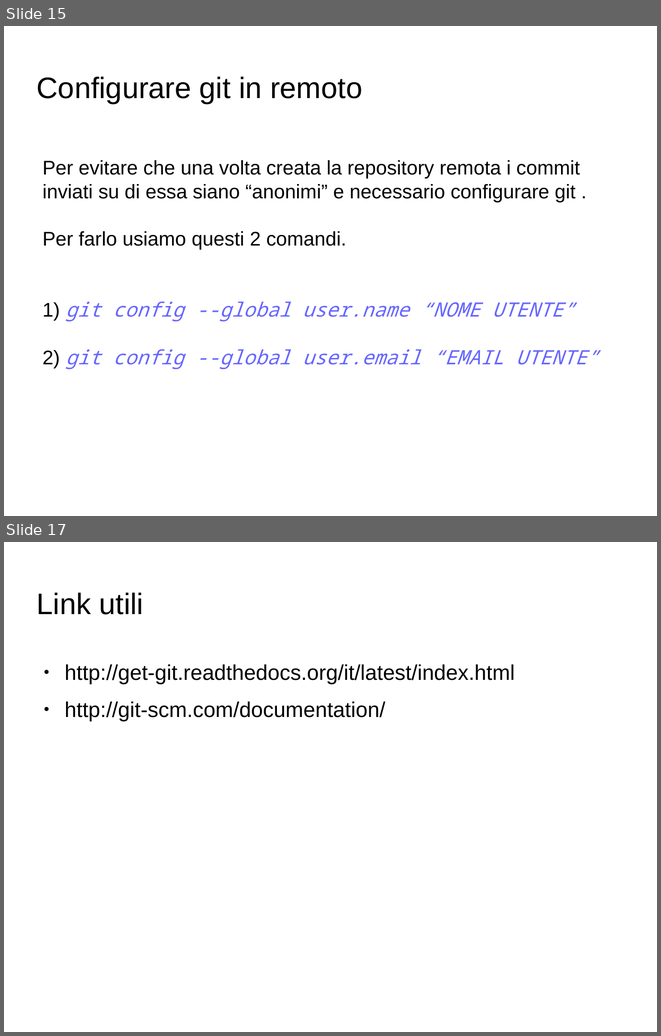
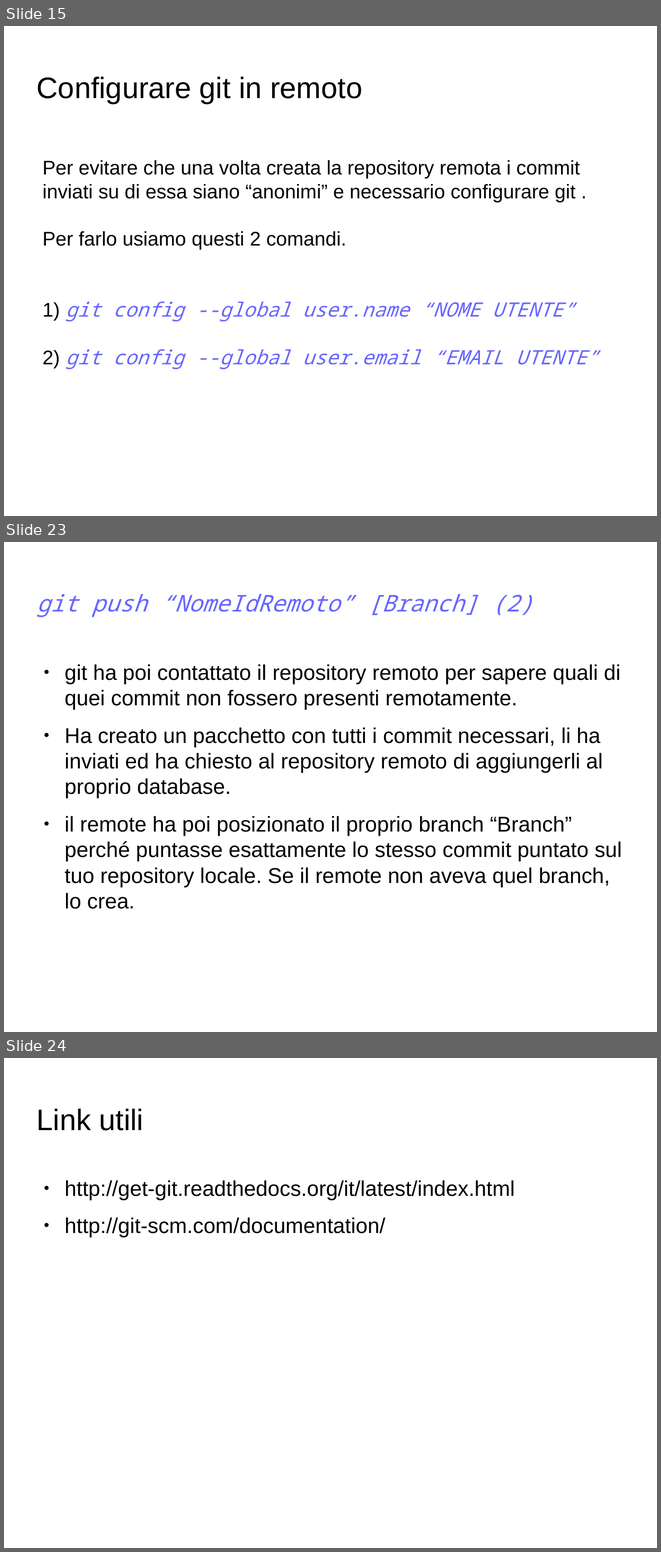
Before and after one commit to GioeleCicchini/Git-Presentation, a slide deck: presentazione git.odp. Shown one above the other, each under a label of ours: slides 15 and 17 before the commit, slides 15, 23 and 24 after it; the slides between them are not shown. The pictures are 661x1036 and 661x1552 pixels, drawn with LibreOffice and Linux fonts; fonts in the diff are those of the drawing; background and template pictures are left out. Boxes give left, top, right and bottom in pixels: in the first picture for what was removed or moved away, otherwise in the second. Text is boxed around its words. In the diff, an @@ line names an element or a change of style, - is before the commit and + after.

```diff
--- a/presentazione git.odp
+++ b/presentazione git.odp
@@ slide 23 added at [4,542,657,1032], background picture (left out) @@
@@ title added at [37,594,533,617], 28 pt, text #6666FF, italic @@
+git push “NomeIdRemoto” [Branch] (2)
@@ text added at [64,664,622,909], 26 pt, text #000000 @@
+● git ha poi contattato il repository remoto per sapere quali di quei commit non fossero presenti remotamente.
+● Ha creato un pacchetto con tutti i commit necessari, li ha inviati ed ha chiesto al repository remoto di aggiungerli al proprio database.
+● il remote ha poi posizionato il proprio branch “Branch” perché puntasse esattamente lo stesso commit puntato sul tuo repository locale. Se il remote non aveva quel branch, lo crea.
@@ what was slide 17 is now slide 24 @@
```
Also in this commit, not shown: 1 slide changed, 6 other slides added, 1 other file.
